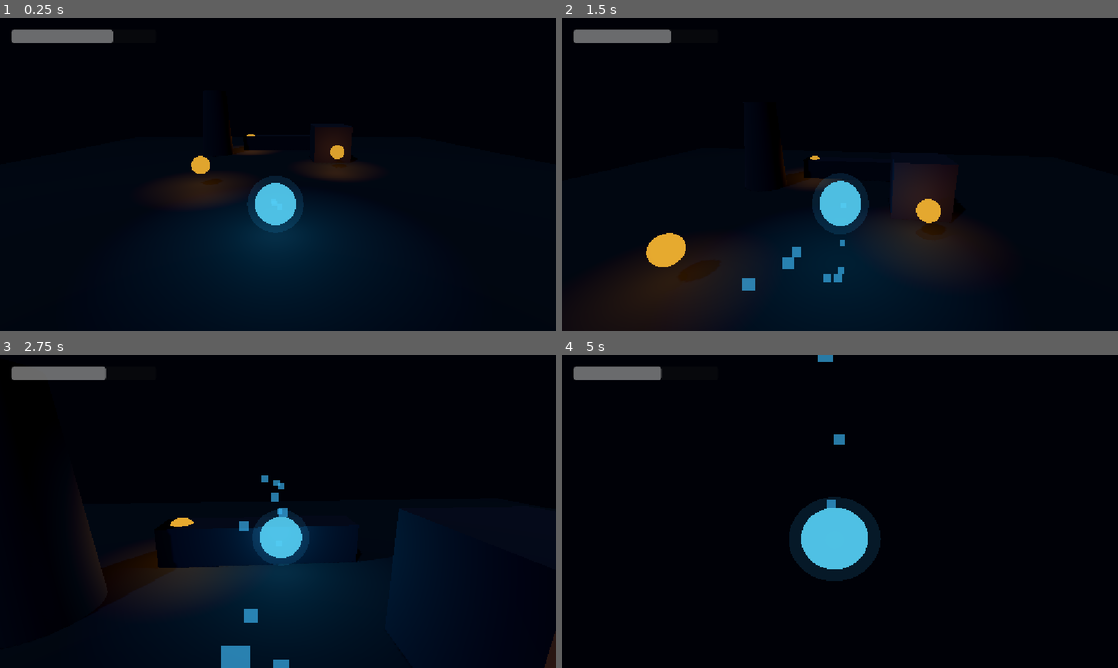
Above: before the commit, frames 1-4 (two rows, left to right).
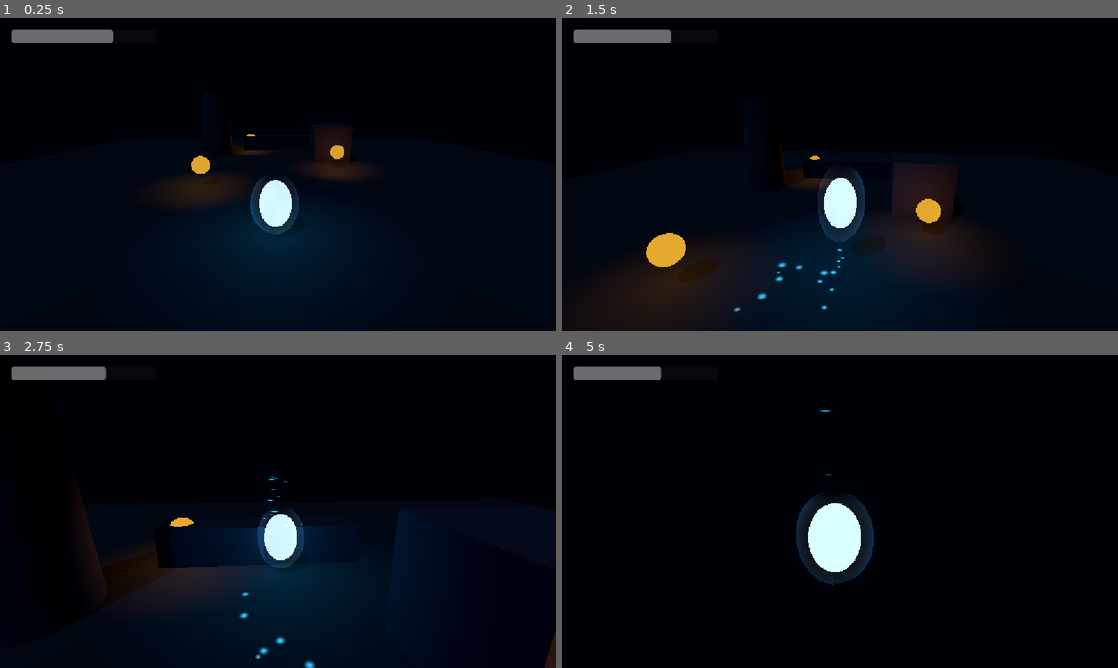
Above: after the commit, the same moments.

Repository: Snow-shino/GMTK2026
Game: Godot game, scene res://main.tscn
Same seed, same stepped clock (60 frames per second), same inputs: the game is played once before the commit and once after it.
Inputs (mouse positions are in pixels of both pictures, inside the frame that each line leads up to):
- Up to frame 1 (0.25 s): no input
- Up to frame 2 (1.5 s): move the mouse to (867, 174) at 0.52 s; hold W (move_forward) from 0.53 s (still down); tap Space (jump) at 0.6, 0.77, 1.07, 1.35 s; move the mouse to (812, 174) at 1.27 s
- Up to frame 3 (2.75 s): keep holding W (move_forward); tap Space (jump) at 1.52, 1.82, 2.1 s; move the mouse to (289, 505) at 2.02 s
- Up to frame 4 (5 s): keep holding W (move_forward); move the mouse to (834, 517) at 2.77 s; tap Space (jump) at 2.85, 3.02, 3.32, 3.6, 3.77, 4.07, 4.35, 4.52, 4.82 s; move the mouse to (878, 514) at 3.52 s; move the mouse to (795, 508) at 4.27 s

The runs differ from the first frame. In frame 1, 1.2% of the frame differs, in the area x 44-55%, y 50-70%; in frame 2, 1.8%; in frame 3, 2.0%; in frame 4, 2.7%, in the area x 40-58%, y 0-74%.

Commit message:
Polish wisp flame and particle visuals

Diff:
--- a/gmtk-26/scenes/player.tscn
+++ b/gmtk-26/scenes/player.tscn
@@ -1,58 +1,78 @@
-[gd_scene load_steps=13 format=3 uid="uid://cmwl5h4dv8abx"]
+[gd_scene load_steps=18 format=3 uid="uid://cmwl5h4dv8abx"]
 
 [ext_resource type="Script" uid="uid://oav20n4lfaxn" path="res://scripts/wisp_player.gd" id="1_player"]
 [ext_resource type="Script" uid="uid://dqh7ndjild0mg" path="res://scripts/life_component.gd" id="2_life"]
 [ext_resource type="Script" path="res://scripts/wisp_visual_animation.gd" id="3_visual"]
+[ext_resource type="Shader" path="res://shaders/wisp_flame.gdshader" id="4_flame"]
+[ext_resource type="Shader" path="res://shaders/wisp_particle.gdshader" id="5_particle"]
 
 [sub_resource type="CapsuleShape3D" id="CapsuleShape_player"]
 radius = 0.45
 height = 1.8
 
 [sub_resource type="StandardMaterial3D" id="Material_wisp"]
-transparency = 1
 shading_mode = 0
-albedo_color = Color(0.35, 0.85, 1, 0.9)
+albedo_color = Color(0.82, 0.96, 1, 1)
+metallic = 0.0
+roughness = 0.25
+emission_enabled = true
+emission = Color(0.62, 0.9, 1, 1)
+emission_energy_multiplier = 3.8
 
 [sub_resource type="SphereMesh" id="SphereMesh_wisp"]
 material = SubResource("Material_wisp")
-radius = 0.48
-height = 0.96
+radius = 0.38
+height = 1.12
 
-[sub_resource type="StandardMaterial3D" id="Material_glow"]
-transparency = 1
-shading_mode = 0
-vertex_color_use_as_albedo = true
-albedo_color = Color(0.18, 0.7, 1, 0.14)
-emission_enabled = true
-emission = Color(0.1, 0.55, 1, 1)
-emission_energy_multiplier = 1.8
+[sub_resource type="ShaderMaterial" id="Material_flame"]
+render_priority = 1
+shader = ExtResource("4_flame")
 
-[sub_resource type="SphereMesh" id="SphereMesh_glow"]
-material = SubResource("Material_glow")
-radius = 0.65
-height = 1.3
+[sub_resource type="SphereMesh" id="SphereMesh_flame"]
+radius = 0.56
+height = 1.45
 
-[sub_resource type="ParticleProcessMaterial" id="Particles_wisp"]
+[sub_resource type="ParticleProcessMaterial" id="Particles_trail"]
 emission_shape = 1
-emission_sphere_radius = 0.3
+emission_sphere_radius = 0.28
+direction = Vector3(0, 0.45, 1)
+spread = 32.0
+initial_velocity_min = 0.45
+initial_velocity_max = 0.8
+gravity = Vector3(0, 0.28, 0)
+scale_min = 0.09
+scale_max = 0.16
+
+[sub_resource type="ShaderMaterial" id="Material_trail"]
+shader = ExtResource("5_particle")
+shader_parameter/particle_color = Color(0.18, 0.72, 1, 0.82)
+shader_parameter/emission_strength = 4.0
+
+[sub_resource type="QuadMesh" id="QuadMesh_trail"]
+material = SubResource("Material_trail")
+size = Vector2(1, 1)
+orientation = 1
+
+[sub_resource type="ParticleProcessMaterial" id="Particles_ambient"]
+emission_shape = 1
+emission_sphere_radius = 0.62
 direction = Vector3(0, 1, 0)
-spread = 35.0
-initial_velocity_min = 0.2
-initial_velocity_max = 0.6
-gravity = Vector3(0, 0.15, 0)
-scale_min = 0.4
-scale_max = 1.0
-color = Color(0.25, 0.75, 1, 0.65)
+spread = 48.0
+initial_velocity_min = 0.08
+initial_velocity_max = 0.28
+gravity = Vector3(0, 0.08, 0)
+scale_min = 0.025
+scale_max = 0.07
 
-[sub_resource type="StandardMaterial3D" id="Material_particle"]
-transparency = 1
-shading_mode = 0
-vertex_color_use_as_albedo = true
-billboard_mode = 1
+[sub_resource type="ShaderMaterial" id="Material_ambient"]
+shader = ExtResource("5_particle")
+shader_parameter/particle_color = Color(0.48, 0.88, 1, 0.58)
+shader_parameter/emission_strength = 2.6
 
-[sub_resource type="QuadMesh" id="QuadMesh_particle"]
-material = SubResource("Material_particle")
-size = Vector2(0.12, 0.12)
+[sub_resource type="QuadMesh" id="QuadMesh_ambient"]
+material = SubResource("Material_ambient")
+size = Vector2(1, 1)
+orientation = 1
 
 [sub_resource type="SphereShape3D" id="SphereShape_arm"]
 radius = 0.2
@@ -70,23 +90,43 @@
 transform = Transform3D(1, 0, 0, 0, 1, 0, 0, 0, 1, 0, 0.9, 0)
 script = ExtResource("3_visual")
 
-[node name="WispMesh" type="MeshInstance3D" parent="VisualRoot" unique_id=1774211718]
+[node name="CoreMesh" type="MeshInstance3D" parent="VisualRoot" unique_id=1774211718]
 mesh = SubResource("SphereMesh_wisp")
 
-[node name="GlowMesh" type="MeshInstance3D" parent="VisualRoot"]
-mesh = SubResource("SphereMesh_glow")
+[node name="FlameShell" type="MeshInstance3D" parent="VisualRoot"]
+unique_name_in_owner = true
+material_override = SubResource("Material_flame")
+mesh = SubResource("SphereMesh_flame")
 
-[node name="GlowLight" type="OmniLight3D" parent="VisualRoot" unique_id=16021801]
+[node name="EmberTrail" type="GPUParticles3D" parent="VisualRoot"]
+unique_name_in_owner = true
+amount = 48
+amount_ratio = 0.08
+lifetime = 1.6
+randomness = 0.55
+visibility_aabb = AABB(-5, -3, -5, 10, 8, 10)
+local_coords = false
+fixed_fps = 30
+process_material = SubResource("Particles_trail")
+draw_pass_1 = SubResource("QuadMesh_trail")
+
+[node name="AmbientSparks" type="GPUParticles3D" parent="VisualRoot"]
+unique_name_in_owner = true
+amount = 12
+amount_ratio = 0.65
+lifetime = 2.6
+randomness = 0.8
+visibility_aabb = AABB(-2, -2, -2, 4, 5, 4)
+fixed_fps = 24
+process_material = SubResource("Particles_ambient")
+draw_pass_1 = SubResource("QuadMesh_ambient")
+
+[node name="WispLight" type="OmniLight3D" parent="VisualRoot" unique_id=16021801]
+unique_name_in_owner = true
 light_color = Color(0.25, 0.75, 1, 1)
-light_energy = 2.0
-shadow_enabled = true
-
-[node name="WispParticles" type="GPUParticles3D" parent="VisualRoot"]
-amount = 18
-lifetime = 1.4
-randomness = 0.6
-process_material = SubResource("Particles_wisp")
-draw_pass_1 = SubResource("QuadMesh_particle")
+light_energy = 1.45
+omni_range = 4.5
+shadow_enabled = false
 
 [node name="CameraPivot" type="Node3D" parent="." unique_id=1982469868]
 unique_name_in_owner = true
--- a/gmtk-26/scripts/wisp_visual_animation.gd
+++ b/gmtk-26/scripts/wisp_visual_animation.gd
@@ -22,6 +22,18 @@
 @export_range(0.0, 0.6, 0.01) var landing_squash_amount: float = 0.18
 @export_range(0.0, 1.0, 0.01) var landing_offset_amount: float = 0.16
 @export_range(0.1, 30.0, 0.1) var landing_recovery_speed: float = 10.0
+
+@export_category("Ember Trail")
+@export_range(0, 60, 1) var minimum_emission_amount: int = 3
+@export_range(1, 60, 1) var maximum_emission_amount: int = 48
+@export_range(0.1, 20.0, 0.1) var speed_for_full_emission: float = 6.0
+@export_range(0.2, 4.0, 0.1) var ember_lifetime: float = 1.6
+@export_range(0.01, 1.0, 0.01) var ember_scale: float = 0.13
+@export_range(0.0, 5.0, 0.1) var upward_velocity: float = 0.65
+@export_range(0.0, 5.0, 0.1) var backward_velocity: float = 0.8
+@export_range(0.0, 90.0, 1.0) var spread: float = 32.0
+@export var trail_color: Color = Color(0.2, 0.75, 1.0, 0.8)
+@export_range(0.0, 10.0, 0.1) var trail_emission_strength: float = 4.0
 
 var base_position: Vector3
 var base_rotation: Vector3
@@ -37,6 +49,17 @@
 var _jump_time := -1.0
 var _jump_offset := 0.0
 var _landing_strength := 0.0
+var _visual_intensity := 0.0
+
+@onready var flame_shell: MeshInstance3D = %FlameShell
+@onready var ember_trail: GPUParticles3D = %EmberTrail
+@onready var ambient_sparks: GPUParticles3D = %AmbientSparks
+@onready var wisp_light: OmniLight3D = %WispLight
+
+var _flame_material: ShaderMaterial
+var _ember_material: ShaderMaterial
+var _base_flame_scale: Vector3
+var _base_light_energy: float
 
 
 func _ready() -> void:
@@ -46,6 +69,13 @@
 	base_scale = scale
 	_phase = randf_range(0.0, TAU)
 	_previous_grounded = _body.is_on_floor()
+	_base_flame_scale = flame_shell.scale
+	_base_light_energy = wisp_light.light_energy
+	_flame_material = flame_shell.material_override as ShaderMaterial
+	_ember_material = ember_trail.draw_pass_1.surface_get_material(0) as ShaderMaterial
+	ember_trail.amount = maxi(maximum_emission_amount, 1)
+	ember_trail.lifetime = ember_lifetime
+	_apply_particle_tuning()
 
 
 func _process(delta: float) -> void:
@@ -56,14 +86,17 @@
 	var grounded := _body.is_on_floor()
 	var horizontal_velocity := Vector3(_body.velocity.x, 0.0, _body.velocity.z)
 	var horizontal_speed := horizontal_velocity.length()
-	var speed_ratio := clampf(horizontal_speed / 6.0, 0.0, 1.0)
+	var speed_ratio := clampf(horizontal_speed / maxf(speed_for_full_emission, 0.1), 0.0, 1.0)
+	_visual_intensity = lerpf(_visual_intensity, speed_ratio, _smooth_weight(6.0, delta))
 	var movement_direction := horizontal_velocity.normalized() if horizontal_speed > 0.05 else Vector3.ZERO
 
 	if _previous_grounded and not grounded and _body.velocity.y > 0.0:
 		_jump_time = 0.0
 		_jump_offset = jump_impulse_offset
+		_emit_ember_burst(7, 1.5)
 	if not _previous_grounded and grounded:
 		_landing_strength = clampf(absf(_previous_velocity.y) / 14.0, 0.35, 1.0)
+		_emit_ember_burst(11, 2.6)
 
 	var bob_speed := lerpf(idle_bob_speed, move_bob_speed, speed_ratio)
 	var bob_amplitude := lerpf(idle_bob_amplitude, move_bob_amplitude, speed_ratio)
@@ -137,6 +170,7 @@
 	rotation.y = lerp_angle(rotation.y, target_rotation.y, smoothing)
 	rotation.z = lerp_angle(rotation.z, target_rotation.z, smoothing)
 	scale = scale.lerp(target_scale, smoothing)
+	_update_effect_intensity(delta, speed_ratio, grounded)
 
 	_previous_velocity = _body.velocity
 	_previous_grounded = grounded
@@ -146,3 +180,53 @@
 
 func _smooth_weight(speed: float, delta: float) -> float:
 	return 1.0 - exp(-speed * delta)
+
+
+func _apply_particle_tuning() -> void:
+	var trail_process := ember_trail.process_material as ParticleProcessMaterial
+	if trail_process:
+		trail_process.direction = Vector3(0.0, upward_velocity, backward_velocity).normalized()
+		trail_process.initial_velocity_min = maxf(backward_velocity * 0.55, 0.1)
+		trail_process.initial_velocity_max = maxf(backward_velocity, 0.2)
+		trail_process.spread = spread
+		trail_process.scale_min = ember_scale * 0.7
+		trail_process.scale_max = ember_scale * 1.25
+	if _ember_material:
+		_ember_material.set_shader_parameter("particle_color", trail_color)
+		_ember_material.set_shader_parameter("emission_strength", trail_emission_strength)
+
+
+func _update_effect_intensity(delta: float, speed_ratio: float, grounded: bool) -> void:
+	var minimum_ratio := float(minimum_emission_amount) / float(maxi(maximum_emission_amount, 1))
+	var jump_boost := 0.25 if not grounded else 0.0
+	ember_trail.amount_ratio = lerpf(
+		ember_trail.amount_ratio,
+		clampf(lerpf(minimum_ratio, 1.0, _visual_intensity) + jump_boost, minimum_ratio, 1.0),
+		_smooth_weight(7.0, delta)
+	)
+
+	var flame_energy := 2.4 + _visual_intensity * 0.9 + jump_boost
+	if _flame_material:
+		_flame_material.set_shader_parameter("emission_strength", flame_energy)
+		_flame_material.set_shader_parameter("flicker_amount", 0.18 + _visual_intensity * 0.14)
+	var flame_stretch := 1.0 + _visual_intensity * 0.12 + clampf(_body.velocity.y / 18.0, -0.08, 0.18)
+	var target_flame_scale := _base_flame_scale * Vector3(1.0 - _visual_intensity * 0.03, flame_stretch, 1.0 - _visual_intensity * 0.03)
+	flame_shell.scale = flame_shell.scale.lerp(target_flame_scale, _smooth_weight(8.0, delta))
+
+	var light_pulse := sin(_time * 2.3 + _phase) * 0.08
+	var target_light_energy := _base_light_energy * (1.0 + light_pulse + _visual_intensity * 0.22)
+	wisp_light.light_energy = lerpf(wisp_light.light_energy, target_light_energy, _smooth_weight(6.0, delta))
+	ambient_sparks.amount_ratio = lerpf(ambient_sparks.amount_ratio, 0.65 + _visual_intensity * 0.2, _smooth_weight(3.0, delta))
+
+
+func _emit_ember_burst(count: int, outward_speed: float) -> void:
+	for index in count:
+		var direction := Vector3(randf_range(-1.0, 1.0), randf_range(0.25, 1.0), randf_range(-1.0, 1.0)).normalized()
+		var particle_velocity := direction * outward_speed + Vector3.UP * upward_velocity
+		ember_trail.emit_particle(
+			Transform3D.IDENTITY,
+			particle_velocity,
+			trail_color,
+			Color(1.0, 1.0, 1.0, 1.0),
+			GPUParticles3D.EMIT_FLAG_POSITION | GPUParticles3D.EMIT_FLAG_VELOCITY | GPUParticles3D.EMIT_FLAG_COLOR
+		)
--- /dev/null
+++ b/gmtk-26/shaders/wisp_flame.gdshader
@@ -0,0 +1,61 @@
+shader_type spatial;
+render_mode unshaded, blend_add, depth_draw_never, cull_back;
+
+uniform vec4 inner_color : source_color = vec4(0.82, 0.96, 1.0, 1.0);
+uniform vec4 outer_color : source_color = vec4(0.05, 0.55, 1.0, 1.0);
+uniform float emission_strength : hint_range(0.0, 8.0, 0.05) = 2.4;
+uniform float flame_speed : hint_range(0.0, 5.0, 0.05) = 1.15;
+uniform float distortion_strength : hint_range(0.0, 0.5, 0.005) = 0.11;
+uniform float noise_scale : hint_range(0.5, 12.0, 0.1) = 4.2;
+uniform float vertical_stretch : hint_range(0.5, 5.0, 0.05) = 2.2;
+uniform float edge_power : hint_range(0.2, 8.0, 0.05) = 2.1;
+uniform float opacity : hint_range(0.0, 1.0, 0.01) = 0.42;
+uniform float flicker_amount : hint_range(0.0, 1.0, 0.01) = 0.22;
+
+varying float vertex_noise;
+varying float height_mask;
+
+float hash21(vec2 p) {
+	p = fract(p * vec2(123.34, 456.21));
+	p += dot(p, p + 45.32);
+	return fract(p.x * p.y);
+}
+
+float value_noise(vec2 p) {
+	vec2 cell = floor(p);
+	vec2 fraction = fract(p);
+	vec2 smooth_fraction = fraction * fraction * (3.0 - 2.0 * fraction);
+	float a = hash21(cell);
+	float b = hash21(cell + vec2(1.0, 0.0));
+	float c = hash21(cell + vec2(0.0, 1.0));
+	float d = hash21(cell + vec2(1.0, 1.0));
+	return mix(mix(a, b, smooth_fraction.x), mix(c, d, smooth_fraction.x), smooth_fraction.y);
+}
+
+float layered_noise(vec2 p) {
+	float result = value_noise(p) * 0.58;
+	result += value_noise(p * 2.07 + 7.3) * 0.28;
+	result += value_noise(p * 4.13 + 19.1) * 0.14;
+	return result;
+}
+
+void vertex() {
+	vec2 flame_uv = vec2(UV.x * noise_scale, UV.y * noise_scale / vertical_stretch - TIME * flame_speed);
+	vertex_noise = layered_noise(flame_uv);
+	height_mask = smoothstep(0.02, 0.32, UV.y) * (1.0 - smoothstep(0.78, 1.0, UV.y));
+	float flicker = (vertex_noise - 0.5) * distortion_strength * height_mask;
+	VERTEX += NORMAL * flicker;
+	VERTEX.xz *= 1.0 + sin(TIME * flame_speed * 2.1 + UV.y * 9.0) * flicker_amount * 0.025;
+}
+
+void fragment() {
+	float fresnel = pow(1.0 - clamp(dot(normalize(NORMAL), normalize(VIEW)), 0.0, 1.0), edge_power);
+	float animated_noise = smoothstep(0.2, 0.82, vertex_noise + sin(TIME * flame_speed * 1.7) * flicker_amount * 0.08);
+	float bottom_fade = smoothstep(0.03, 0.28, UV.y);
+	float top_fade = 1.0 - smoothstep(0.82, 1.0, UV.y);
+	float flame_mask = bottom_fade * top_fade * mix(0.45, 1.0, animated_noise);
+	vec3 flame_color = mix(inner_color.rgb, outer_color.rgb, clamp(fresnel + animated_noise * 0.25, 0.0, 1.0));
+	ALBEDO = flame_color;
+	EMISSION = flame_color * emission_strength * (0.75 + animated_noise * flicker_amount);
+	ALPHA = opacity * flame_mask * (0.25 + fresnel * 0.75);
+}
--- /dev/null
+++ b/gmtk-26/shaders/wisp_particle.gdshader
@@ -0,0 +1,24 @@
+shader_type spatial;
+render_mode unshaded, blend_add, depth_draw_never, cull_disabled;
+
+uniform vec4 particle_color : source_color = vec4(0.25, 0.78, 1.0, 1.0);
+uniform float emission_strength : hint_range(0.0, 10.0, 0.1) = 3.5;
+
+varying float lifetime_fade;
+
+void vertex() {
+	float lifetime = clamp(INSTANCE_CUSTOM.y, 0.0, 1.0);
+	float shrink = mix(1.0, 0.08, smoothstep(0.2, 1.0, lifetime));
+	VERTEX *= shrink;
+	lifetime_fade = 1.0 - smoothstep(0.62, 1.0, lifetime);
+}
+
+void fragment() {
+	float distance_from_center = length(UV - vec2(0.5));
+	float soft_circle = smoothstep(0.5, 0.08, distance_from_center);
+	float hot_core = smoothstep(0.28, 0.0, distance_from_center);
+	vec3 color = particle_color.rgb * mix(vec3(1.0), vec3(1.35), hot_core * 0.8);
+	ALBEDO = color;
+	EMISSION = color * emission_strength;
+	ALPHA = soft_circle * particle_color.a * lifetime_fade;
+}
Not shown, added: gmtk-26/shaders/wisp_flame.gdshader.uid
Not shown, added: gmtk-26/shaders/wisp_particle.gdshader.uid
